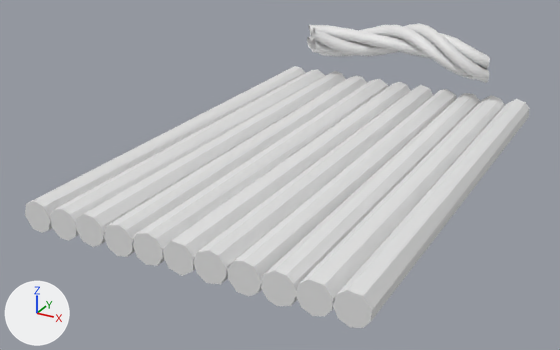
Renders of the Blender file IslandPrefabs/Floatable.blend from each side of a commit.
One viewpoint serves both versions: a 50 mm camera at (20.39, -15.51, 7.04) aimed at (12.21, -0.64, -0.39). The lights are fixed; the arrows at lower left show +X, +Y and +Z.
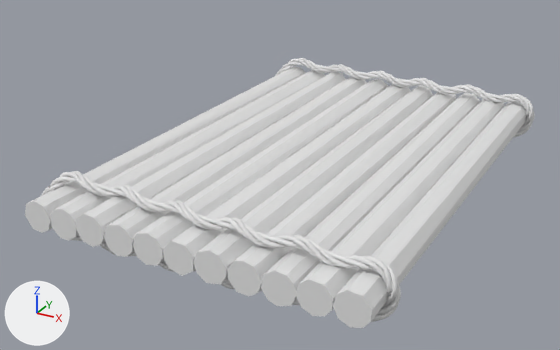
What differs and where, as boxes [x1, y1, x2, y2] in the pictures (560 x 350 px):
'Circle', reshaped, moved, rescaled, modifiers changed (42% wider, 33% taller)
    before: [307, 23, 490, 83]
    after: [275, 58, 535, 138]
'Circle.001', added
    after: [41, 171, 401, 322]
part 1 of me_circle_002, built on
    after: [275, 58, 535, 138]

Edits to the bpy script that builds the scene:
```text
Change me_circle_002:
    used by ob_circle; location = (16.68, 5.13, 1.36); scale = (1.0, 1.0, 0.394)
    remove me_circle_002.from_pydata(...)  # 36 vertices, 0 faces, 36 loose edges; spans x -0.557..0.186, y -0.557..0.186, z -0.072..0.07
    add me_circle_002.from_pydata(...)  # 7524 vertices, 7488 faces; spans x -30.961..0.647, y -0.968..1.731, z -11.271..2.563
    me_circle_002 part 1: 36 vertices removed from x -0.557..0.186, y -0.557..0.186, z -0.072..0.07; 7524 vertices added at x -30.961..0.647, y -0.968..1.731, z -11.271..2.563
Add me_circle_003:
    me_circle_003.from_pydata(...)  # 7524 vertices, 7488 faces; spans x -31.0..0.6, y -1.0..1.7, z -11.3..2.6
    me_circle_003.polygons.foreach_set('use_smooth', [True] * 7488)
Change cu_beziercurve:
    remove _sp.bezier_points.foreach_set('co', [-6.032, -0.194, 0.273, -1.0, 0.0, 0.0, 1.0, 0.0, 0.0])
    remove _sp.bezier_points.foreach_set('handle_left', [-6.532, -0.694, 0.273, -1.5, -0.5, 0.0, 0.0, 0.0, 0.0])
    remove _sp.bezier_points.foreach_set('handle_right', [-5.532, 0.306, 0.273, -0.5, 0.5, 0.0, 2.0, 0.0, 0.0])
    remove for _p, _l, _r in zip(_sp.bezier_points, ['ALIGNED', 'ALIGNED', 'ALIGNED'], ['ALIGNED', 'ALIGNED', 'ALIGNED']): _p.handle_left_type = _l; _p.handle_right_type = _r
    _sp: cu_beziercurve.splines.new('BEZIER'); _sp.bezier_points.add(2) -> cu_beziercurve.splines.new('BEZIER'); _sp.bezier_points.add(8)
    add _sp.bezier_points.foreach_set('co', [-28.18, 0.745, 0.256, -6.032, -0.194, 0.273, -1.0, 0.0, 0.0, 0.834, 0.0134, -1.306, -2.425, 0.211, -3.393, -10.0, -0.354, -3.789, -27.77, -0.354, -3.789, -27.77, -0.354, -3.789, -29.75, 0.259, -0.721])
    add _sp.bezier_points.foreach_set('handle_left', [-28.68, 0.245, 0.256, -6.532, -0.694, 0.273, -1.5, -0.5, 0.0, 0.645, 0.0134, -0.324, -0.367, -0.121, -3.813, -7.943, -0.686, -3.783, -25.72, -0.686, -3.783, -25.72, -0.686, -3.783, -30.48, -0.0733, -2.179])
    add _sp.bezier_points.foreach_set('handle_right', [-27.68, 1.245, 0.256, -5.532, 0.306, 0.273, -0.5, 0.5, 0.0, 1.029, 0.0134, -2.317, -3.392, 0.367, -3.195, -10.99, -0.195, -3.792, -28.76, -0.195, -3.792, -28.76, -0.195, -3.792, -29.31, 0.458, 0.156])
    add for _p, _l, _r in zip(_sp.bezier_points, ['ALIGNED', 'ALIGNED', 'ALIGNED', 'ALIGNED', 'ALIGNED', 'ALIGNED', 'ALIGNED', 'ALIGNED', 'ALIGNED'], ['ALIGNED', 'ALIGNED', 'ALIGNED', 'ALIGNED', 'ALIGNED', 'ALIGNED', 'ALIGNED', 'ALIGNED', 'ALIGNED']): _p.handle_left_type = _l; _p.handle_right_type = _r
    where _sp = cu_beziercurve.splines.new('BEZIER'); _sp.bezier_points.add(2)
    add _sp.use_cyclic_u = True
Change ob_circle:
    remove _m = ob_circle.modifiers.new('Screw', 'SCREW')
    remove _m.screw_offset = 13.3
    remove _m.use_normal_flip = True
    remove _m = ob_circle.modifiers.new('Curve', 'CURVE')
    remove _m.object = ob_beziercurve
    remove _m.deform_axis = 'POS_Z'
    ob_circle.location: (16.68, 5.13, 1.36) -> (16.68, 5.09, 0.44)
    ob_circle.scale: (1.0, 1.0, 0.394) -> (0.253, 0.261, 0.103)
Add ob_circle_001:
    ob_circle_001 = bpy.data.objects.new('Circle.001', me_circle_003)
    ob_circle_001.location = (16.68, -5.01, 0.44)
    ob_circle_001.scale = (0.252, 0.261, 0.103)
```
